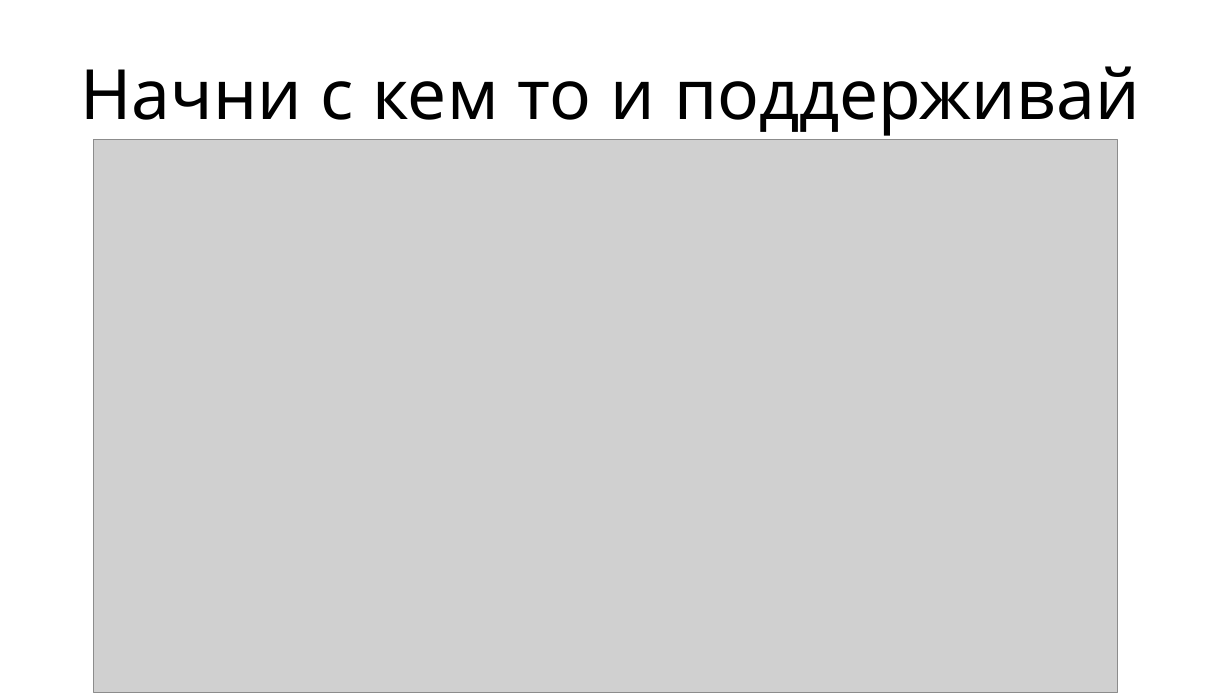
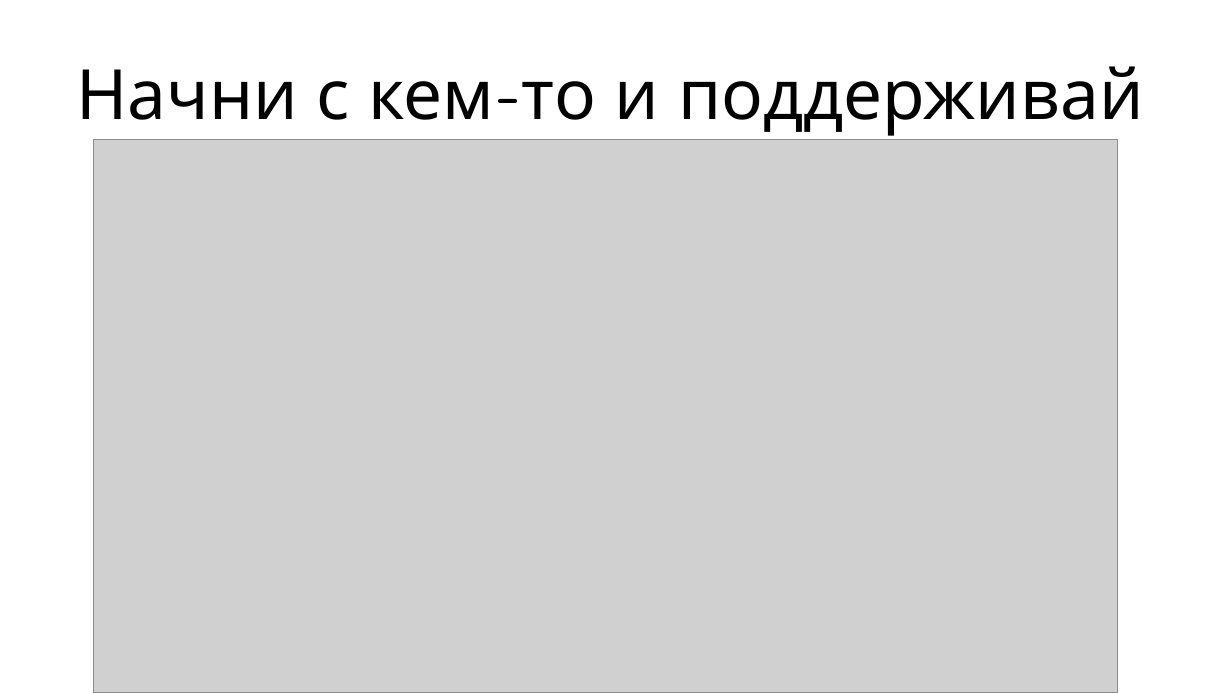
Before and after one commit to VlatekSoft/bfh2017, a slide deck: slide 3 of Presentation/Презентация.pptx. Drawn at 1232x693 pixels with LibreOffice and Linux fonts; fonts in the diff are those of the drawing; grey boxes stand for pictures. Boxes give left, top, right and bottom in pixels: in the first picture for what was removed or moved away, otherwise in the second. Text is boxed around its words. In the diff, an @@ line names an element or a change of style, - is before the commit and + after.

```diff
--- a/Presentation/Презентация.pptx
+++ b/Presentation/Презентация.pptx
@@ title at <box>76,66,1144,136</box>: text changed @@
-Начни с кем то и поддерживай
+Начни с кем-то и поддерживай
```
Also in this commit, not shown: 2 other slides changed, 2 slides added, 3 other files.
